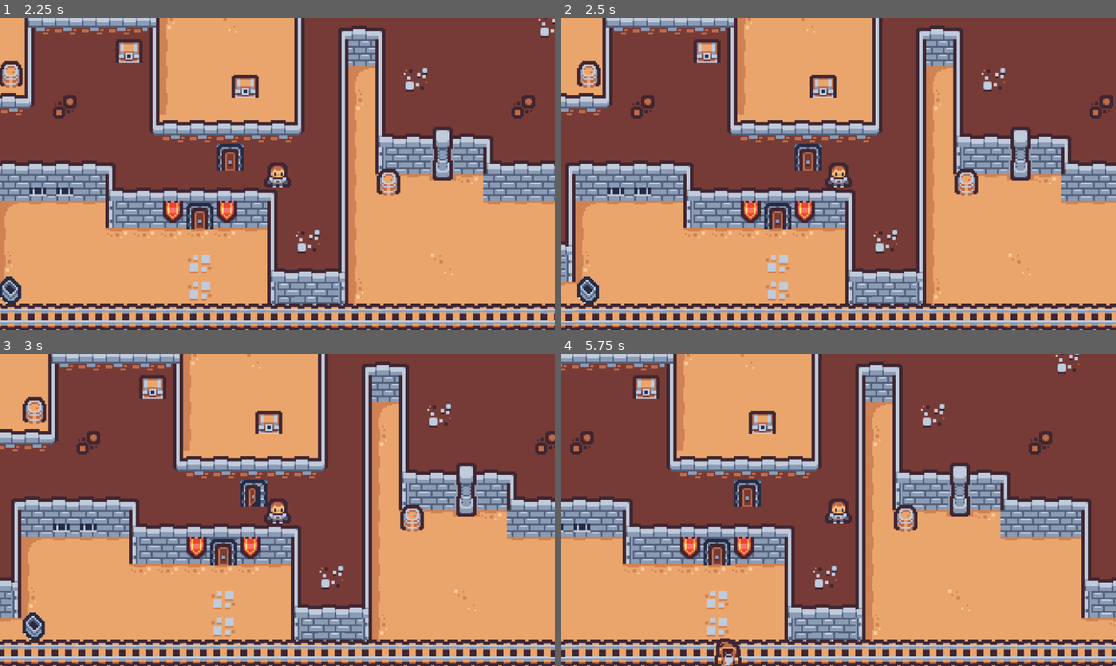
Above: before the commit, frames 1-4 (two rows, left to right).
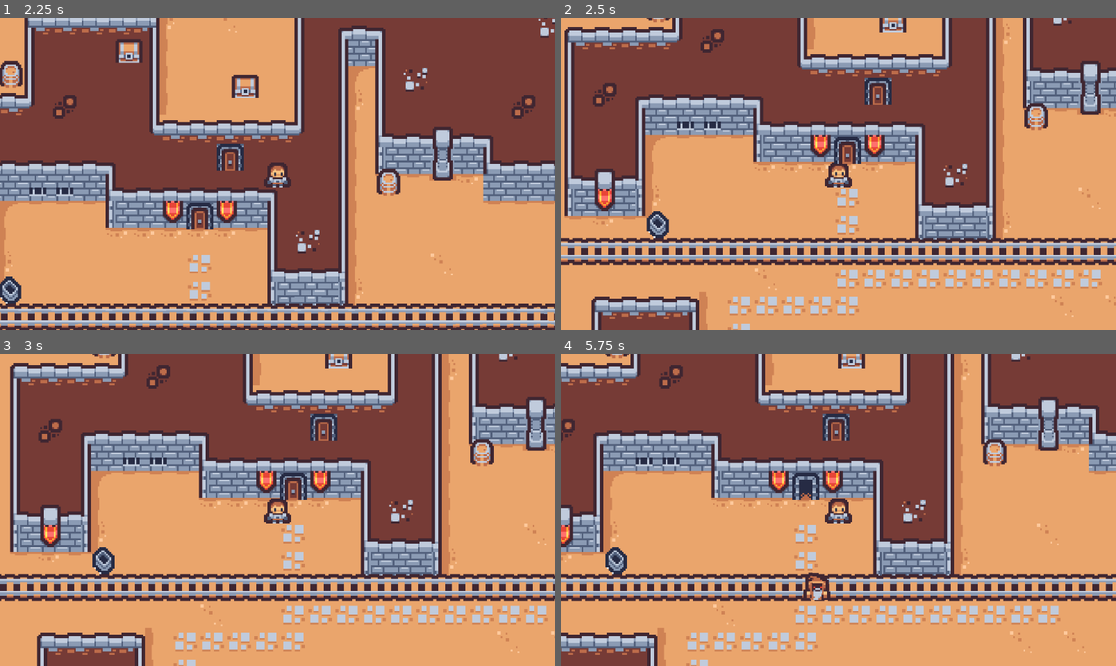
Above: after the commit, the same moments.

Repository: ki8yk8/game-dev-resolution
Game: Godot game, scene res://scenes/game_play.tscn
Two runs of this game, one before a commit and one after it. Both use one fixed random seed, a clock stepped at 60 frames per second and the inputs below.
Inputs (mouse positions are in pixels of both pictures, inside the frame that each line leads up to):
- Up to frame 1 (2.25 s): tap Enter (ui_accept) at 0.5, 0.77, 1.52 s; move the mouse to (399, 158) at 0.52 s; hold Right (ui_right) 0.53-2.03 s; tap Alt at 0.6, 2.1 s; click (399, 158) at 0.67 s; move the mouse to (166, 189) at 1.27 s; tap Shift at 1.35 s; move the mouse to (333, 105) at 2.02 s; hold Left (ui_left) from 2.03 s (still down)
- Up to frame 2 (2.5 s): keep holding Left (ui_left)
- Up to frame 3 (3 s): move the mouse to (249, 572) at 2.77 s; release Left (ui_left) at 2.78 s; hold Right (ui_right) from 2.78 s (still down); tap Shift at 2.85 s; click (249, 572) at 2.92 s
- Up to frame 4 (5.75 s): tap Enter (ui_accept) at 3.02, 3.77, 4.52 s; move the mouse to (1005, 556) at 3.52 s; tap Alt at 3.6, 5.1 s; move the mouse to (672, 463) at 4.27 s; release Right (ui_right) at 4.28 s; hold Left (ui_left) 4.28-5.03 s; tap Shift at 4.35 s; move the mouse to (866, 510) at 5.02 s; hold Right (ui_right) from 5.03 s (still down); click (866, 510) at 5.17 s

Frame 1 is identical in both runs. In frame 2, 70% of the frame differs, in the area x 0-100%, y 0-100%; in frame 3, 71%; in frame 4, 72%.

Commit message:
portal now works and the player is now transported

Diff:
--- a/scenes/small_door.tscn
+++ b/scenes/small_door.tscn
@@ -53,5 +53,11 @@
 position = Vector2(0, 4)
 shape = SubResource("RectangleShape2D_k0uhg")
 
+[node name="Marker2D" type="Marker2D" parent="." unique_id=1120489288]
+position = Vector2(0, 12)
+
+[node name="CoolDownTimer" type="Timer" parent="." unique_id=1173560930]
+
 [connection signal="body_entered" from="." to="." method="_on_body_entered"]
 [connection signal="body_exited" from="." to="." method="_on_body_exited"]
+[connection signal="timeout" from="CoolDownTimer" to="." method="_on_cool_down_timer_timeout"]
--- a/scripts/small_door.gd
+++ b/scripts/small_door.gd
@@ -2,11 +2,32 @@
 class_name SmallDoor
 
 @onready var animatedSprite: AnimatedSprite2D = $AnimatedSprite2D
+@onready var cooldownTimer: Timer = $CoolDownTimer
+@onready var marker: Marker2D = $Marker2D
+
 var partner: Node2D = null
+var isCooldown: bool = false
 
 # TODO: add some cooldown peroid here
 func _on_body_entered(body: Node2D) -> void:
+	# if on cooldown nothing happens
+	if isCooldown:
+		return
+
+	# start the cool down period along with for partner
+	isCooldown = true
+	partner.isCooldown = true
+	cooldownTimer.start()
+	partner.cooldownTimer.start()
+
 	animatedSprite.play("default")
+	await animatedSprite.animation_finished
+	# move the player from one poistion to another
+	body.global_position = partner.global_position
 
 func _on_body_exited(body: Node2D) -> void:
 	animatedSprite.play_backwards("default")
+
+func _on_cool_down_timer_timeout() -> void:
+	cooldownTimer.stop()
+	isCooldown = false
